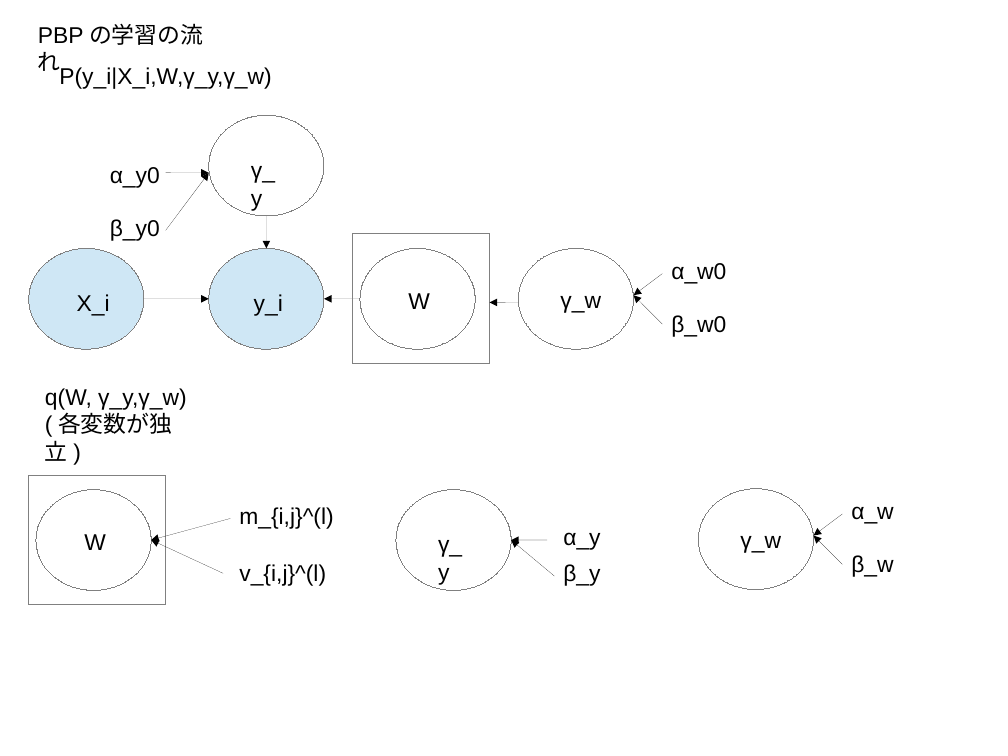
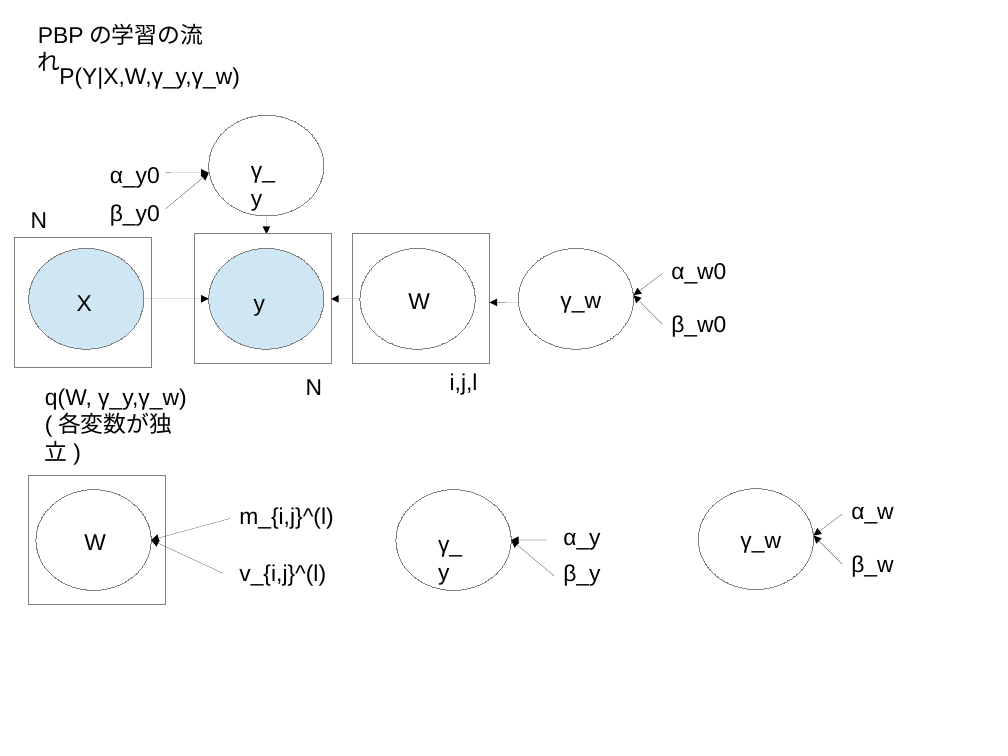
Before and after one commit to sy-eng/mosyamosya, a slide deck: slide 2 of bayesDL/chapter5/学習.odp. Drawn at 1008x756 pixels with LibreOffice and Linux fonts; fonts in the diff are those of the drawing. Boxes give left, top, right and bottom in pixels: in the first picture for what was removed or moved away, otherwise in the second. Text is boxed around its words. In the diff, an @@ line names an element or a change of style, - is before the commit and + after.

```diff
--- a/bayesDL/chapter5/学習.odp
+++ b/bayesDL/chapter5/学習.odp
@@ text at (x1=59, y1=67, x2=240, y2=89): text changed @@
-P(y_i|X_i,W,γ_y,γ_w)
+P(Y|X,W,γ_y,γ_w)
@@ arrow moved from (166, 231) - (209, 173) to (166, 209) - (209, 173) @@
@@ text "β_y0" moved from (x1=110, y1=219, x2=160, y2=241) to (x1=110, y1=204, x2=160, y2=226) @@
@@ rectangle added at (x1=15, y1=238, x2=152, y2=368), outline #808080 0 pt @@
@@ text added at (x1=31, y1=212, x2=48, y2=228), 18 pt, text #000000 @@
+N
@@ rectangle added at (x1=195, y1=234, x2=332, y2=364), outline #808080 0 pt @@
@@ arrow moved from (266, 216) - (266, 249) to (266, 216) - (266, 234) @@
@@ text at (x1=77, y1=295, x2=92, y2=311): text changed @@
-X_i
+X
@@ text at (x1=254, y1=299, x2=265, y2=316): text changed @@
-y_i
+y
@@ arrow moved from (360, 299) - (324, 299) to (360, 299) - (331, 299) @@
@@ text added at (x1=306, y1=379, x2=323, y2=395), 18 pt, text #000000 @@
+N
@@ text added at (x1=450, y1=373, x2=478, y2=395), 18 pt, text #000000 @@
+i,j,l
```
Also in this commit, not shown: 1 other file.
